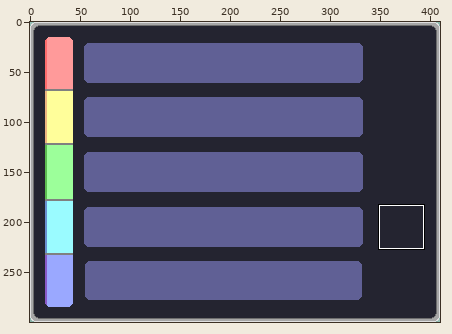
Pixel-art file: asset TA/level select.aseprite. The first picture is a wide view before the edit; the outline marks the close-up.
Close-up. Earlier state:
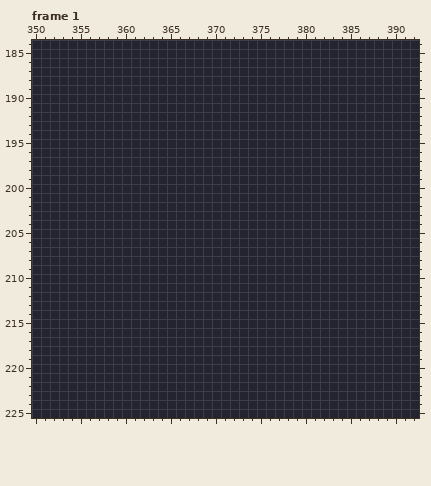
410x300 pixels, 1 frame. Colours within 5 levels of each other are drawn and written as one. Shown: frame 1: x 350..392, y 184..225. The commit also changed other frames or places, which this record leaves out.
New version:
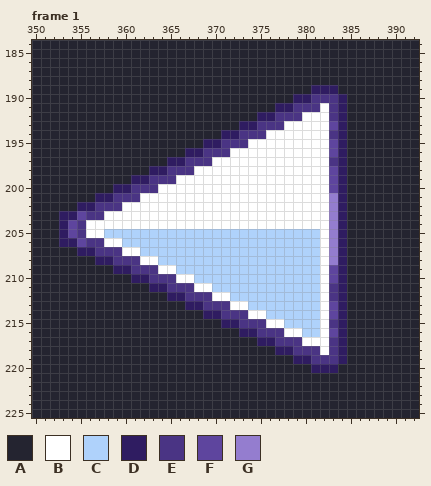
Palette (. is transparent): A #242430  B #ffffff  C #afd2fb  D #2f1c61  E #4a3484  F #5e459e  G #947dcf
What changed:
layer "arrow" added
Changed rows in their new state; - is an unchanged pixel.
Frame 1, layer "arrow":
first column x 353:
189 ----------------------------DDD-
190 --------------------------DDEEED
191 ------------------------DDEEEBED
192 ----------------------DDEEEBBBED
193 --------------------DDEEEBBBBBFD
194 ------------------DDEEEBBBBBBBED
195 ----------------DDEEEBBBBBBBBBFD
196 --------------DDEEEBBBBBBBBBBBFD
197 ------------DDEEEBBBBBBBBBBBBBED
198 ----------DDEEEBBBBBBBBBBBBBBBFD
199 --------DDEEEBBBBBBBBBBBBBBBBBFD
200 ------DDEEEBBBBBBBBBBBBBBBBBBBFD
201 ----DDEEEBBBBBBBBBBBBBBBBBBBBBGD
202 --DDEEEBBBBBBBBBBBBBBBBBBBBBBBGD
203 DDFEEBBBBBBBBBBBBBBBBBBBBBBBBBGD
204 DFEBBBBBBBBBBBBBBBBBBBBBBBBBBBGD
205 DFEBBCCCCCCCCCCCCCCCCCCCCCCCCBGD
206 DDFEEBBCCCCCCCCCCCCCCCCCCCCCCBGD
207 --DDEEEBBCCCCCCCCCCCCCCCCCCCCBGD
208 ----DDEEEBBCCCCCCCCCCCCCCCCCCBGD
209 ------DDEEEBBCCCCCCCCCCCCCCCCBFD
210 --------DDEEEBBCCCCCCCCCCCCCCBFD
211 ----------DDEEEBBCCCCCCCCCCCCBED
212 ------------DDEEEBBCCCCCCCCCCBED
213 --------------DDEEEBBCCCCCCCCBFD
214 ----------------DDEEEBBCCCCCCBFD
215 ------------------DDEEEBBCCCCBED
216 --------------------DDEEEBBCCBFD
217 ----------------------DDEEEBBBED
218 ------------------------DDEEEBED
219 --------------------------DDEEED
220 ----------------------------DDD-
Changed places in both close-ups, as pixel boxes (x1, y1, x2, y2):
changed: (59, 85, 347, 373)
